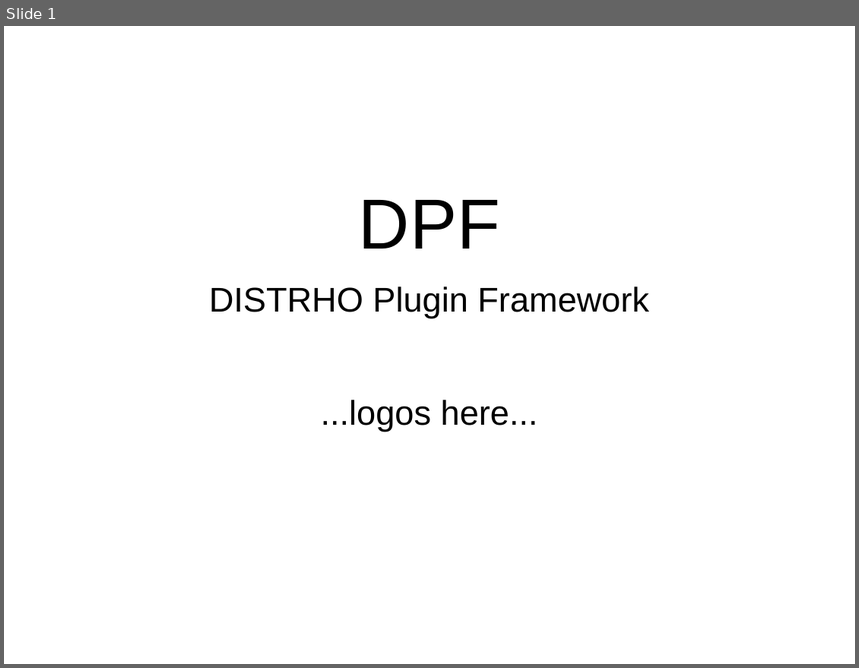
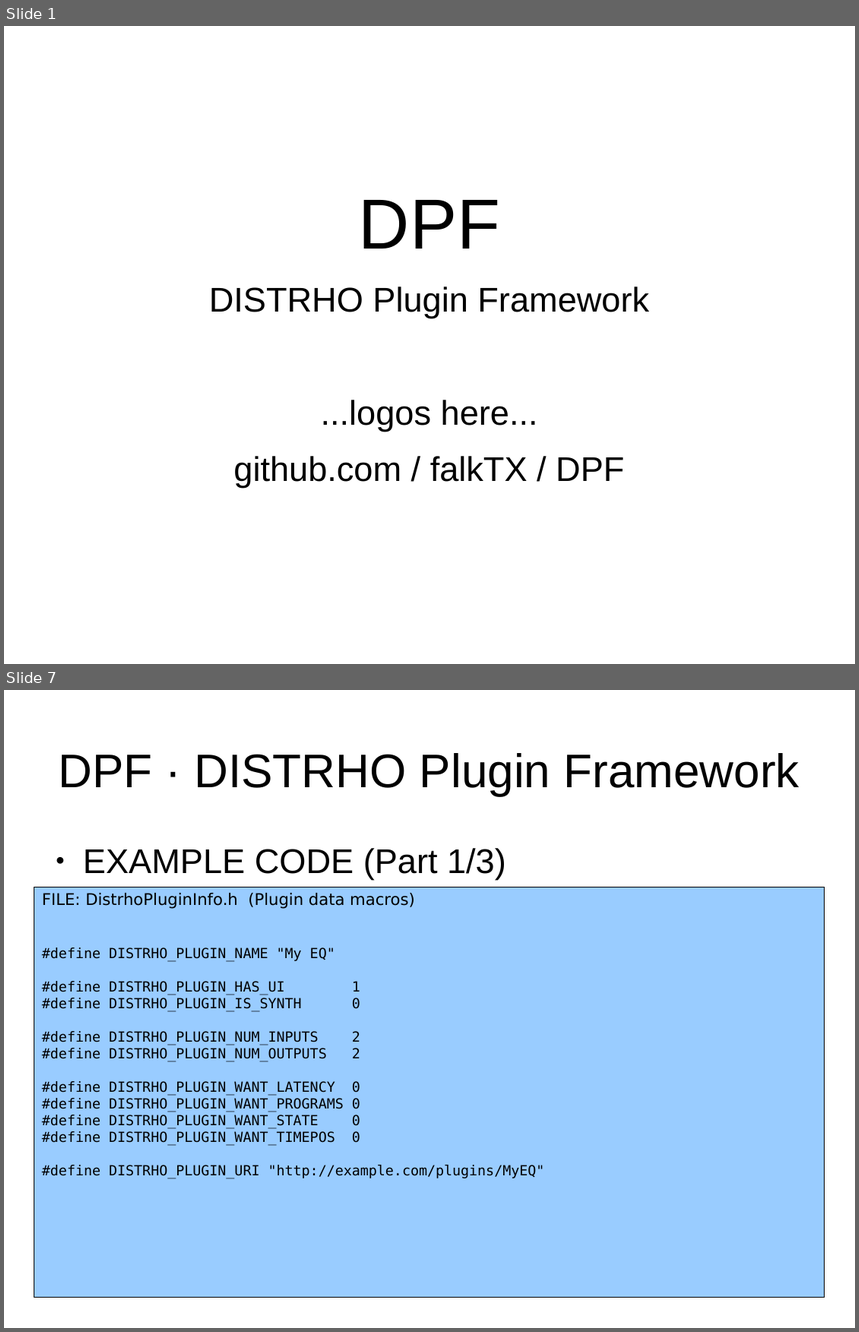
Before and after one commit to DISTRHO/DPF, a slide deck: lac/2014-small-talk.odp. Shown one above the other, each under a label of ours: slide 1 before the commit, slides 1 and 7 after it; the slides between them are not shown. The pictures are 859x668 and 859x1332 pixels, drawn with LibreOffice and Linux fonts; fonts in the diff are those of the drawing. Boxes give left, top, right and bottom in pixels: in the first picture for what was removed or moved away, otherwise in the second. Text is boxed around its words. In the diff, an @@ line names an element or a change of style, - is before the commit and + after.

```diff
--- a/lac/2014-small-talk.odp
+++ b/lac/2014-small-talk.odp
@@ slide 7 added at [4, 690, 855, 1328], background #FFFFFF @@
@@ title added at [58, 753, 800, 796], 44 pt, text #000000 @@
+DPF · DISTRHO Plugin Framework
@@ text added at [83, 848, 506, 880], 32 pt, text #000000 @@
+● EXAMPLE CODE (Part 1/3)
@@ rectangle added at [34, 888, 825, 1298], fill #99CCFF, outline #000000 0 pt, 13 pt, text #000000 @@
+FILE: DistrhoPluginInfo.h (Plugin data macros)
+#define DISTRHO_PLUGIN_NAME "My EQ"
+#define DISTRHO_PLUGIN_HAS_UI 1
+#define DISTRHO_PLUGIN_IS_SYNTH 0
+#define DISTRHO_PLUGIN_NUM_INPUTS 2
+#define DISTRHO_PLUGIN_NUM_OUTPUTS 2
+#define DISTRHO_PLUGIN_WANT_LATENCY 0
+#define DISTRHO_PLUGIN_WANT_PROGRAMS 0
+#define DISTRHO_PLUGIN_WANT_STATE 0
+#define DISTRHO_PLUGIN_WANT_TIMEPOS 0
+#define DISTRHO_PLUGIN_URI "http://example.com/plugins/MyEQ"
@@ slide 1 changed as well @@
@@ text at [234, 456, 624, 488]: paragraph added @@
+github.com / falkTX / DPF
```
Also in this commit, not shown: 7 other slides added, 1 slide removed.
